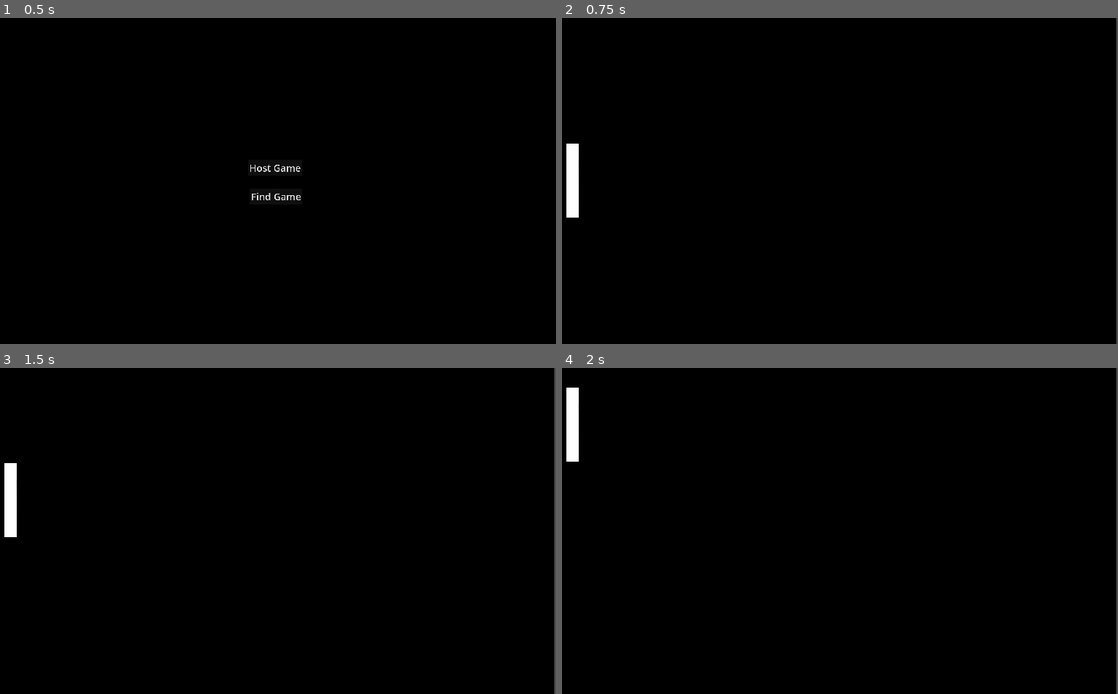
Above: before the commit, frames 1-4 (two rows, left to right).
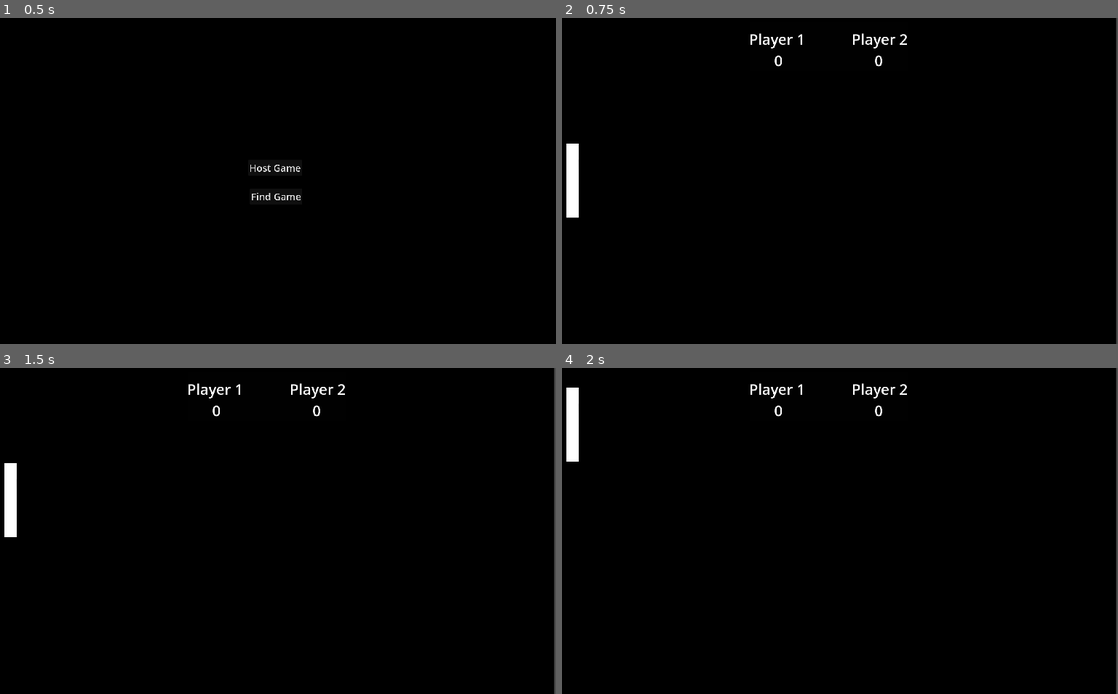
Above: after the commit, the same moments.

Repository: KrukDallan/pong
Game: Godot game, scene res://scenes/root/root.tscn
Two runs of this game, one before a commit and one after it. Both use one fixed random seed, a clock stepped at 60 frames per second and the inputs below.
Inputs:
- Up to frame 1 (0.5 s): no input
- Up to frame 2 (0.75 s): click "Host Game" at 0.5 s
- Up to frame 3 (1.5 s): tap Enter at 1.25 s; hold Up from 1.28 s (still down)
- Up to frame 4 (2 s): keep holding Up

Frame 1 is identical in both runs. In frame 2, 0.3% of the frame differs, in the area x 33-63%, y 4-15%; in frame 3, 0.3%; in frame 4, 0.3%.

Commit message:
:construction:

Diff:
--- a/scenes/ball/ball.tscn
+++ b/scenes/ball/ball.tscn
@@ -8,6 +8,14 @@
 
 [sub_resource type="CircleShape2D" id="CircleShape2D_htvjd"]
 radius = 25.1794
+
+[sub_resource type="SceneReplicationConfig" id="SceneReplicationConfig_ltq2o"]
+properties/0/path = NodePath(".:position")
+properties/0/spawn = true
+properties/0/replication_mode = 1
+properties/1/path = NodePath(".:linear_velocity")
+properties/1/spawn = true
+properties/1/replication_mode = 1
 
 [node name="Ball" type="RigidBody2D" groups=["ball"]]
 position = Vector2(960, 540)
@@ -33,3 +41,6 @@
 [node name="CollisionShape2D" type="CollisionShape2D" parent="."]
 position = Vector2(0, 1)
 shape = SubResource("CircleShape2D_htvjd")
+
+[node name="MultiplayerSynchronizer" type="MultiplayerSynchronizer" parent="."]
+replication_config = SubResource("SceneReplicationConfig_ltq2o")
--- a/scenes/root/root.gd
+++ b/scenes/root/root.gd
@@ -8,7 +8,11 @@
 
 @export
 var player_scene: PackedScene
+@export
+var ball_scene: PackedScene
+@export
 var manage_player1 = true
+var id = 1
 
 # Called when the node enters the scene tree for the first time.
 func _ready() -> void:
@@ -24,15 +28,23 @@
 		$Timer.start(0.01)
 
 
-func add_player(id=1):
+func add_player():
 	var player = player_scene.instantiate()
 	player.name = str(id)
+	id +=1
 	call_deferred("add_child",player)
 	if manage_player1:
 		position_player1(player)
 		manage_player1 = false
+		print(manage_player1!=null)
+		$Score.visible = true
 	else:
 		position_player2(player)
+		var ball = get_tree().get_first_node_in_group("ball")
+		if ball != null:
+			ball.set_can_start(true)
+
+
 	$Multiplayer.visible = false
 
 func position_player1(player):
@@ -40,6 +52,10 @@
 
 func position_player2(player):
 	player.position = Vector2(1800,540)
+
+func add_ball():
+	var ball = ball_scene.instantiate()
+	call_deferred("add_child",ball)
 
 func _on_area_2d_left_body_entered(body: Node2D) -> void:
 	print("Left wall was hit by:", body)
--- a/scenes/root/root.tscn
+++ b/scenes/root/root.tscn
@@ -1,6 +1,7 @@
-[gd_scene load_steps=8 format=3 uid="uid://b380ltoowsym6"]
+[gd_scene load_steps=10 format=3 uid="uid://b380ltoowsym6"]
 
 [ext_resource type="Script" path="res://scenes/root/root.gd" id="1_xtru0"]
+[ext_resource type="PackedScene" uid="uid://c5376womfmgjy" path="res://scenes/ball/ball.tscn" id="3_c766c"]
 [ext_resource type="PackedScene" uid="uid://ow5eptqogl0t" path="res://scenes/player/player.tscn" id="3_ti7x4"]
 [ext_resource type="PackedScene" uid="uid://0ewxopjju6pe" path="res://scenes/score/score.tscn" id="4_2soux"]
 [ext_resource type="PackedScene" uid="uid://bv7xvnp1kihph" path="res://scenes/multiplayer_screen/multiplayer.tscn" id="5_egrn5"]
@@ -14,9 +15,12 @@
 [sub_resource type="RectangleShape2D" id="RectangleShape2D_xj5yo"]
 size = Vector2(1959, 23)
 
+[sub_resource type="SceneReplicationConfig" id="SceneReplicationConfig_nbllq"]
+
 [node name="SceneRoot" type="Node2D"]
 script = ExtResource("1_xtru0")
 player_scene = ExtResource("3_ti7x4")
+ball_scene = ExtResource("3_c766c")
 
 [node name="Background" type="ColorRect" parent="."]
 offset_right = 1915.0
@@ -79,6 +83,9 @@
 offset_right = 965.0
 offset_bottom = 97.0
 
+[node name="MultiplayerSynchronizer" type="MultiplayerSynchronizer" parent="."]
+replication_config = SubResource("SceneReplicationConfig_nbllq")
+
 [connection signal="body_entered" from="Area2D_Left" to="." method="_on_area_2d_left_body_entered"]
 [connection signal="body_entered" from="Area2D_Right" to="." method="_on_area_2d_right_body_entered"]
 [connection signal="body_entered" from="Area2D_Top" to="." method="_on_area_2d_top_body_entered"]
--- a/scenes/score/score.tscn
+++ b/scenes/score/score.tscn
@@ -1,7 +1,21 @@
-[gd_scene load_steps=2 format=3 uid="uid://0ewxopjju6pe"]
+[gd_scene load_steps=3 format=3 uid="uid://0ewxopjju6pe"]
 
 [sub_resource type="StyleBoxFlat" id="StyleBoxFlat_dq6im"]
 bg_color = Color(0.00688539, 0.0068854, 0.00688539, 1)
+
+[sub_resource type="SceneReplicationConfig" id="SceneReplicationConfig_b5b7p"]
+properties/0/path = NodePath("MarginContainer/PanelContainer/MarginContainer/VBoxContainer/HBoxContainer/MarginContainer/Player1:text")
+properties/0/spawn = true
+properties/0/replication_mode = 1
+properties/1/path = NodePath("MarginContainer/PanelContainer/MarginContainer/VBoxContainer/HBoxContainer/MarginContainer2/Player2:text")
+properties/1/spawn = true
+properties/1/replication_mode = 1
+properties/2/path = NodePath("MarginContainer/PanelContainer/MarginContainer/VBoxContainer/HBoxContainer2/MarginContainer/Score1:text")
+properties/2/spawn = true
+properties/2/replication_mode = 1
+properties/3/path = NodePath("MarginContainer/PanelContainer/MarginContainer/VBoxContainer/HBoxContainer2/MarginContainer2/Score2:text")
+properties/3/spawn = true
+properties/3/replication_mode = 1
 
 [node name="Control" type="Control" groups=["score"]]
 layout_mode = 3
@@ -76,3 +90,6 @@
 layout_mode = 2
 theme_override_font_sizes/font_size = 48
 text = "0"
+
+[node name="MultiplayerSynchronizer" type="MultiplayerSynchronizer" parent="."]
+replication_config = SubResource("SceneReplicationConfig_b5b7p")
Not shown: 1 places in scenes/ball/ball.tscn that only renumber resources
